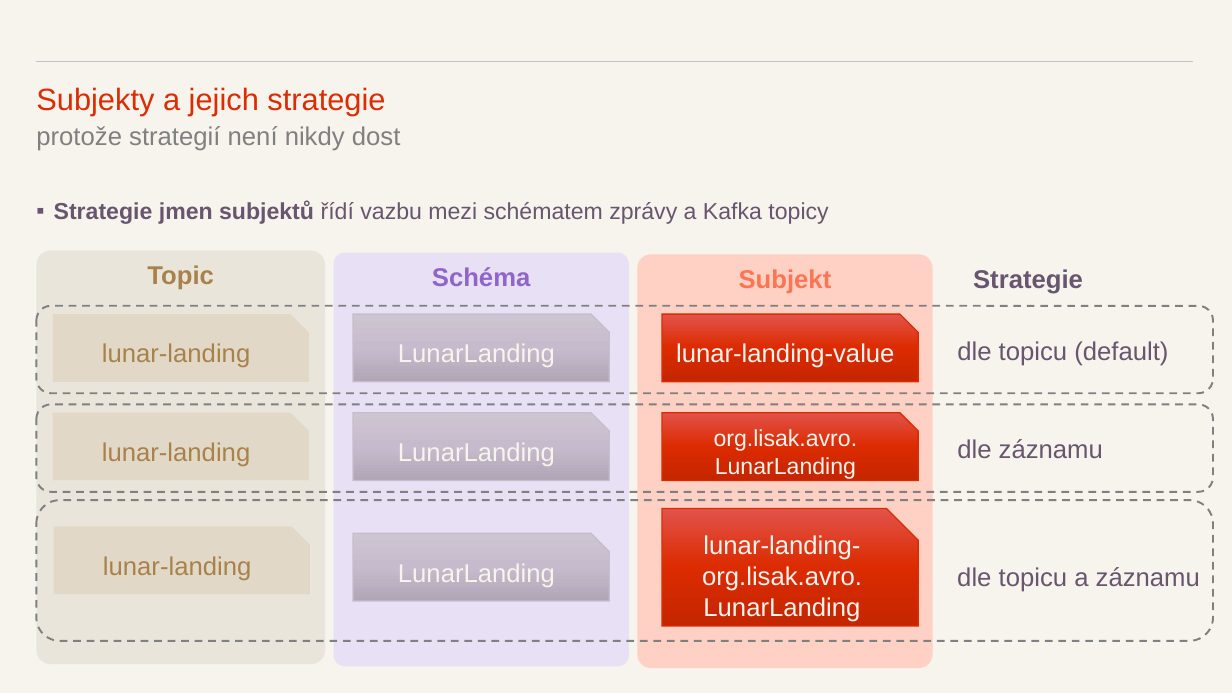
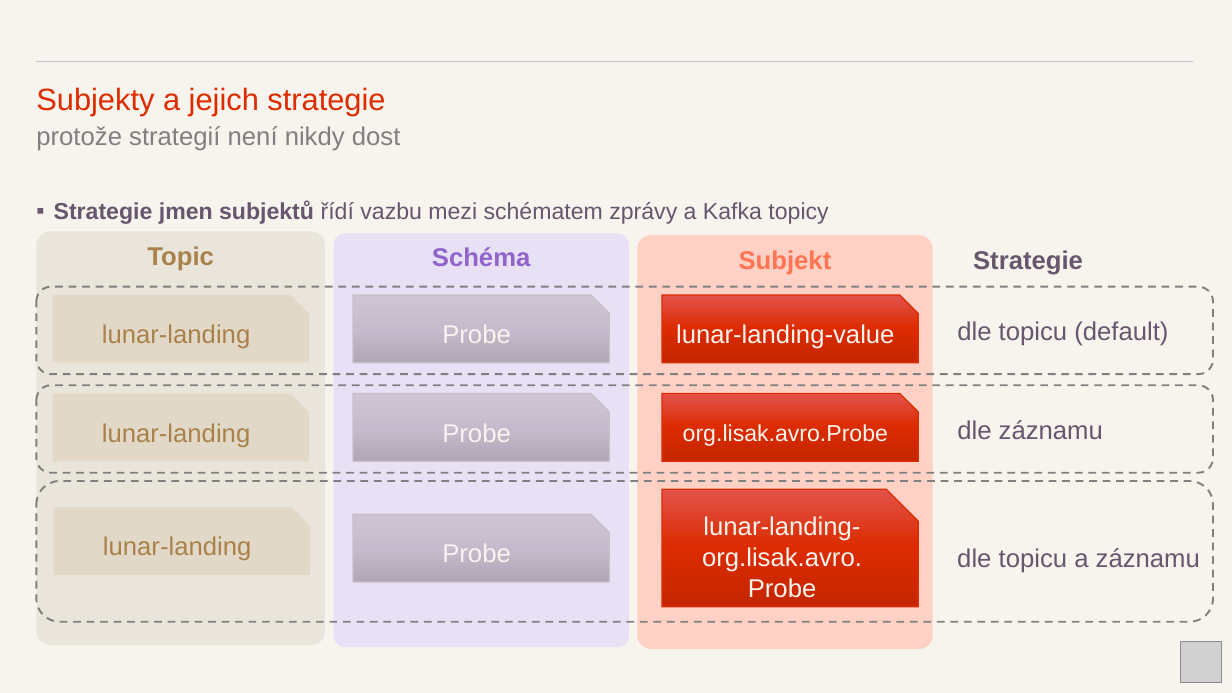
Before and after one commit to kicune/kafka_v_kostce, a slide deck: slide 21 of prez/Kafka v kostce.pptx. Drawn at 1232x693 pixels with LibreOffice and Linux fonts; fonts in the diff are those of the drawing; grey boxes stand for pictures. Boxes give left, top, right and bottom in pixels: in the first picture for what was removed or moved away, otherwise in the second. Text is boxed around its words. In the diff, an @@ line names an element or a change of style, - is before the commit and + after.

```diff
--- a/prez/Kafka v kostce.pptx
+++ b/prez/Kafka v kostce.pptx
@@ 9 snip rects, 6 rounded rectangles, 4 texts: place and size @@
-9 snip rects, 6 rounded rectangles, 4 texts at (36,250,1213,668)
+9 snip rects, 6 rounded rectangles, 4 texts at (36,231,1213,650)
@@ text in snip rect at (442,325,511,343): text changed @@
-LunarLanding
+Probe
@@ text in snip rect at (442,424,511,442): text changed @@
-LunarLanding
+Probe
@@ text in snip rect at (683,424,888,446): text changed @@
-org.lisak.avro.
-LunarLanding
+org.lisak.avro.Probe
@@ text in snip rect at (702,516,862,598): text changed @@
-lunar-landing-org.lisak.avro.
-LunarLanding
+lunar-landing-org.lisak.avro.
+Probe
@@ text in snip rect at (442,544,511,562): text changed @@
-LunarLanding
+Probe
@@ picture added at (1181,641,1222,682) @@
```
Also in this commit, not shown: 16 other slides changed.
